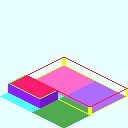
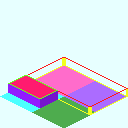
Before/after of a 128×128 layered artwork. What changed in the layer stack:
removed layer "クリップボード" over box(26, 75, 58, 91)
painted on "Factory Wired" over box(26, 75, 58, 91)
